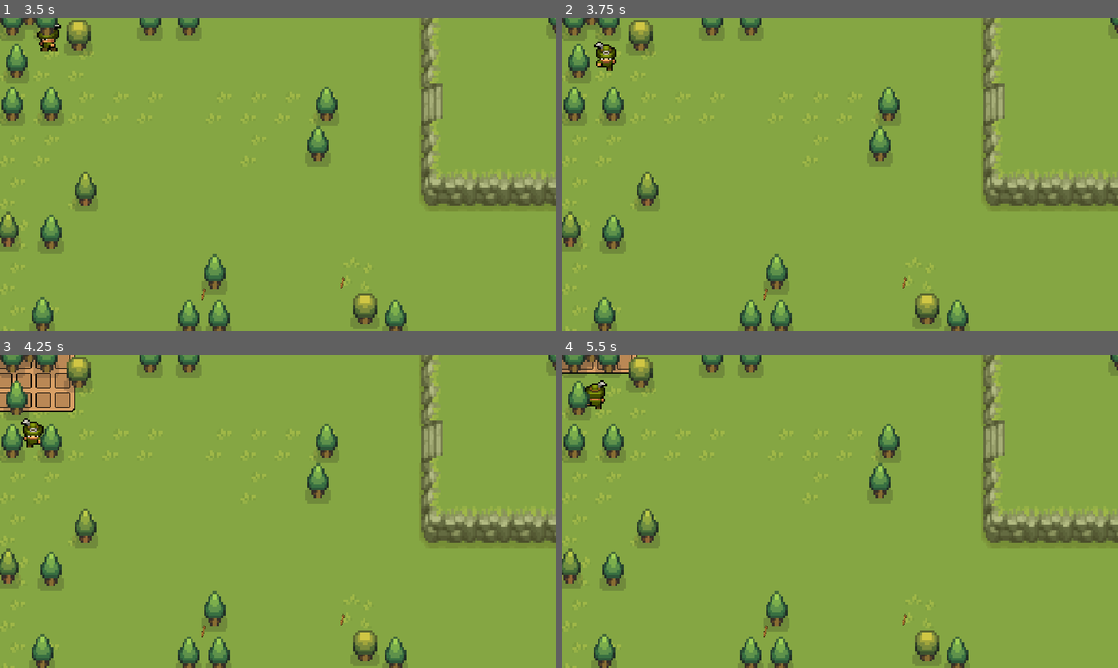
Above: before the commit, frames 1-4 (two rows, left to right).
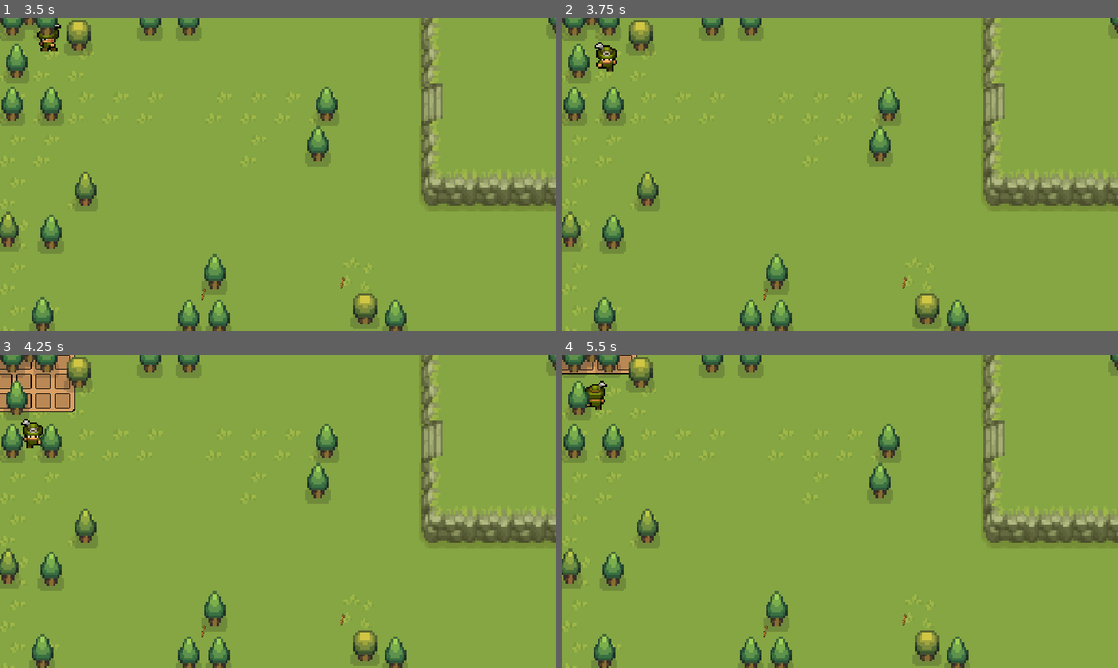
Above: after the commit, the same moments.

Repository: maryBauman/Survive
Game: Godot game, scene res://scenes/places/world.tscn
The game is run twice, just before and just after one commit, with the same random seed, the same clock (stepped at 60 frames per second) and the same inputs.
Inputs:
- Up to frame 1 (3.5 s): hold W (up) 0.53-2.03 s; tap E (e) at 0.6, 1.55, 2.1, 3.05 s; tap I (i) at 0.8, 1.35, 2.3, 2.85 s; tap Enter at 2 s; hold A (left) from 2.03 s (still down)
- Up to frame 2 (3.75 s): release A (left) at 3.53 s; hold S (down) from 3.53 s (still down); tap E (e) at 3.6 s
- Up to frame 3 (4.25 s): keep holding S (down); tap I (i) at 3.8 s
- Up to frame 4 (5.5 s): release S (down) at 4.28 s; hold D (right) 4.28-5.03 s; tap I (i) at 4.35, 5.3 s; tap E (e) at 4.55, 5.1 s; tap Space at 5 s; hold W (up) from 5.03 s (still down)

Frame 1 is identical in both runs. In frame 2, 0.2% of the frame differs, in the area x 5-10%, y 7-18%; in frame 3, 0.3%, in the area x 0-14%, y 0-30%; in frame 4, 0.2%.

Commit message:
tree boundaries

Diff:
--- a/scenes/places/world.tscn
+++ b/scenes/places/world.tscn
@@ -458,10 +458,12 @@
 6:0/0/y_sort_origin = 18
 6:0/0/physics_layer_0/linear_velocity = Vector2(0, 0)
 6:0/0/physics_layer_0/angular_velocity = 0.0
+6:0/0/physics_layer_0/polygon_0/points = PackedVector2Array(-20, -20, 20, -20, 20, 6.18718, 15.1144, 5.12652, 7.33624, 12.0208, 12.9931, 20, -20, 20)
 7:0/0 = 0
 7:0/0/y_sort_origin = 18
 7:0/0/physics_layer_0/linear_velocity = Vector2(0, 0)
 7:0/0/physics_layer_0/angular_velocity = 0.0
+7:0/0/physics_layer_0/polygon_0/points = PackedVector2Array(-20, -20, 10.695, -20, 6.27557, -10.253, 13.1699, 0.883881, 20, -4.06587, 20, 20, -20, 20)
 8:0/0 = 0
 8:0/0/y_sort_origin = 6
 8:0/0/physics_layer_0/linear_velocity = Vector2(0, 0)
@@ -530,6 +532,7 @@
 3:1/0/y_sort_origin = 18
 3:1/0/physics_layer_0/linear_velocity = Vector2(0, 0)
 3:1/0/physics_layer_0/angular_velocity = 0.0
+3:1/0/physics_layer_0/polygon_0/points = PackedVector2Array(-8.04334, 10.253, -12.1092, -1.23744, -7.33623, -9.19239, -10.5182, -20, 20, -20, 20, 20, -11.4021, 20)
 4:1/0 = 0
 4:1/0/y_sort_origin = 18
 4:1/0/physics_layer_0/linear_velocity = Vector2(0, 0)
@@ -544,10 +547,12 @@
 6:1/0/y_sort_origin = 18
 6:1/0/physics_layer_0/linear_velocity = Vector2(0, 0)
 6:1/0/physics_layer_0/angular_velocity = 0.0
+6:1/0/physics_layer_0/polygon_0/points = PackedVector2Array(-20, -20, 20, -20, 20, 20, -10.1647, 20, -7.15946, 9.01561, -13.5234, 2.2981, -20, 5.3033)
 7:1/0 = 0
 7:1/0/y_sort_origin = 18
 7:1/0/physics_layer_0/linear_velocity = Vector2(0, 0)
 7:1/0/physics_layer_0/angular_velocity = 0.0
+7:1/0/physics_layer_0/polygon_0/points = PackedVector2Array(-20, -20, 20, -20, 20, 6.18718, 15.1144, 5.12652, 7.33624, 12.0208, 12.9931, 20, -20, 20)
 8:1/0 = 0
 8:1/0/y_sort_origin = 6
 8:1/0/physics_layer_0/linear_velocity = Vector2(0, 0)
@@ -581,11 +586,12 @@
 14:1/0/y_sort_origin = 6
 14:1/0/physics_layer_0/linear_velocity = Vector2(0, 0)
 14:1/0/physics_layer_0/angular_velocity = 0.0
-14:1/0/physics_layer_0/polygon_0/points = PackedVector2Array(-20, -20, 10.695, -20, 6.27557, -10.253, 13.1699, 0.883881, 20, -4.06587, 20, 20, -20, 20)
+14:1/0/physics_layer_0/polygon_0/points = PackedVector2Array(-20, -5.65686, -20, -20, 12.4628, -21.5668, 6.45235, -10.7834, 12.8163, -4.24264, 7.51301, 10.253, 12.286, 20, -20, 20)
 15:1/0 = 0
 15:1/0/y_sort_origin = 6
 15:1/0/physics_layer_0/linear_velocity = Vector2(0, 0)
 15:1/0/physics_layer_0/angular_velocity = 0.0
+15:1/0/physics_layer_0/polygon_0/points = PackedVector2Array(-20, -20, 20, -20, 20, 20, -10.1647, 20, -7.15946, 9.01561, -13.5234, 2.2981, -20, 5.3033)
 16:1/0 = 0
 16:1/0/y_sort_origin = 6
 16:1/0/physics_layer_0/linear_velocity = Vector2(0, 0)
@@ -600,34 +606,42 @@
 0:2/0/y_sort_origin = 6
 0:2/0/physics_layer_0/linear_velocity = Vector2(0, 0)
 0:2/0/physics_layer_0/angular_velocity = 0.0
+0:2/0/physics_layer_0/polygon_0/points = PackedVector2Array(-11.9324, -20, 20, -20, 20, 4.94975, 7.33624, -6.54074, -4.68458, -5.3033)
 1:2/0 = 0
 1:2/0/y_sort_origin = 6
 1:2/0/physics_layer_0/linear_velocity = Vector2(0, 0)
 1:2/0/physics_layer_0/angular_velocity = 0.0
+1:2/0/physics_layer_0/polygon_0/points = PackedVector2Array(-20, -19.0919, 20, -20, 20, 4.94975, 12.4628, 4.24264, 4.50781, 14.4957, -4.33103, 13.6118, -12.9931, 3.53553, -20, 8.13173)
 2:2/0 = 0
 2:2/0/y_sort_origin = -9
 2:2/0/physics_layer_0/linear_velocity = Vector2(0, 0)
 2:2/0/physics_layer_0/angular_velocity = 0.0
+2:2/0/physics_layer_0/polygon_0/points = PackedVector2Array(-20, -19.0919, 12.1092, -20, 12.6395, -15.9099, 3.97748, -4.06587, -8.22012, -5.48008, -20, 8.13173)
 3:2/0 = 0
 3:2/0/y_sort_origin = 6
 3:2/0/physics_layer_0/linear_velocity = Vector2(0, 0)
 3:2/0/physics_layer_0/angular_velocity = 0.0
+3:2/0/physics_layer_0/polygon_0/points = PackedVector2Array(-12.286, -20, 20, -20, 20, 4.94975, 12.4628, 4.24264, 4.50781, 14.4957, -4.33103, 13.6118, -12.9931, 3.53553, -8.04334, -10.9602)
 4:2/0 = 0
 4:2/0/y_sort_origin = 6
 4:2/0/physics_layer_0/linear_velocity = Vector2(0, 0)
 4:2/0/physics_layer_0/angular_velocity = 0.0
+4:2/0/physics_layer_0/polygon_0/points = PackedVector2Array(-20, -19.0919, 20, -20, 20, 4.94975, 12.4628, 4.24264, 4.50781, 14.4957, -4.33103, 13.6118, -12.9931, 3.53553, -20, 8.13173)
 5:2/0 = 0
 5:2/0/y_sort_origin = 6
 5:2/0/physics_layer_0/linear_velocity = Vector2(0, 0)
 5:2/0/physics_layer_0/angular_velocity = 0.0
+5:2/0/physics_layer_0/polygon_0/points = PackedVector2Array(12.6395, -20, 5.74524, -7.77818, 12.286, 4.94975, -0.795494, 15.9099, -5.56846, 10.6066, -20, 4.24264, -20, -20)
 6:2/0 = 0
 6:2/0/y_sort_origin = 18
 6:2/0/physics_layer_0/linear_velocity = Vector2(0, 0)
 6:2/0/physics_layer_0/angular_velocity = 0.0
+6:2/0/physics_layer_0/polygon_0/points = PackedVector2Array(-11.2253, -20, 20, -20, 20, 20, -20, 20, -20, -4.5962, -14.0537, 0.530327, -7.51301, -10.4298)
 7:2/0 = 0
 7:2/0/y_sort_origin = 18
 7:2/0/physics_layer_0/linear_velocity = Vector2(0, 0)
 7:2/0/physics_layer_0/angular_velocity = 0.0
+7:2/0/physics_layer_0/polygon_0/points = PackedVector2Array(-20, -20, 12.286, -20, 7.51301, -7.6014, 13.3466, 1.23743, 20, -3.53554, 20, 20, -10.1647, 20, -7.15946, 9.01561, -13.5234, 2.2981, -20, 5.3033)
 8:2/0 = 0
 8:2/0/y_sort_origin = 6
 8:2/0/physics_layer_0/linear_velocity = Vector2(0, 0)
@@ -637,36 +651,42 @@
 9:2/0/y_sort_origin = 6
 9:2/0/physics_layer_0/linear_velocity = Vector2(0, 0)
 9:2/0/physics_layer_0/angular_velocity = 0.0
+9:2/0/physics_layer_0/polygon_0/points = PackedVector2Array(-11.9324, -20, 20, -20, 20, 4.94975, 7.33624, -6.54074, -4.68458, -5.3033)
 10:2/0 = 0
 10:2/0/y_sort_origin = 6
 10:2/0/physics_layer_0/linear_velocity = Vector2(0, 0)
 10:2/0/physics_layer_0/angular_velocity = 0.0
-10:2/0/physics_layer_0/polygon_0/points = PackedVector2Array(4.68459, -15.3796, 13.877, -11.1369, 16.8822, 3.18198, 9.63433, 14.8492, 0.441944, 15.026, -6.98268, -3.00521)
+10:2/0/physics_layer_0/polygon_0/points = PackedVector2Array(-20, -19.0919, 20, -20, 20, 4.94975, 12.4628, 4.24264, 4.50781, 14.4957, -4.33103, 13.6118, -12.9931, 3.53553, -20, 8.13173)
 11:2/0 = 0
 11:2/0/y_sort_origin = 6
 11:2/0/physics_layer_0/linear_velocity = Vector2(0, 0)
 11:2/0/physics_layer_0/angular_velocity = 0.0
+11:2/0/physics_layer_0/polygon_0/points = PackedVector2Array(-20, -19.0919, 12.1092, -20, 12.6395, -15.9099, 3.97748, -4.06587, -8.22012, -5.48008, -20, 8.13173)
 12:2/0 = 0
 12:2/0/y_sort_origin = 6
 12:2/0/physics_layer_0/linear_velocity = Vector2(0, 0)
 12:2/0/physics_layer_0/angular_velocity = 0.0
+12:2/0/physics_layer_0/polygon_0/points = PackedVector2Array(-12.286, -20, 20, -20, 20, 4.94975, 12.4628, 4.24264, 4.50781, 14.4957, -4.33103, 13.6118, -12.9931, 3.53553, -8.04334, -10.9602)
 13:2/0 = 0
 13:2/0/y_sort_origin = 6
 13:2/0/physics_layer_0/linear_velocity = Vector2(0, 0)
 13:2/0/physics_layer_0/angular_velocity = 0.0
+13:2/0/physics_layer_0/polygon_0/points = PackedVector2Array(-20, -19.0919, 20, -20, 20, 4.94975, 12.4628, 4.24264, 4.50781, 14.4957, -4.33103, 13.6118, -12.9931, 3.53553, -20, 8.13173)
 14:2/0 = 0
 14:2/0/y_sort_origin = 6
 14:2/0/physics_layer_0/linear_velocity = Vector2(0, 0)
 14:2/0/physics_layer_0/angular_velocity = 0.0
-14:2/0/physics_layer_0/polygon_0/points = PackedVector2Array(20, -20, 20, 4.59619, -0.795494, 15.9099, -5.56846, 10.6066, -20, 4.24264, -20, -20)
+14:2/0/physics_layer_0/polygon_0/points = PackedVector2Array(12.6395, -20, 5.74524, -7.77818, 12.286, 4.94975, -0.795494, 15.9099, -5.56846, 10.6066, -20, 4.24264, -20, -20)
 15:2/0 = 0
 15:2/0/y_sort_origin = 6
 15:2/0/physics_layer_0/linear_velocity = Vector2(0, 0)
 15:2/0/physics_layer_0/angular_velocity = 0.0
+15:2/0/physics_layer_0/polygon_0/points = PackedVector2Array(-11.2253, -20, 20, -20, 20, 20, -20, 20, -20, -4.5962, -14.0537, 0.530327, -7.51301, -10.4298)
 16:2/0 = 0
 16:2/0/y_sort_origin = 6
 16:2/0/physics_layer_0/linear_velocity = Vector2(0, 0)
 16:2/0/physics_layer_0/angular_velocity = 0.0
+16:2/0/physics_layer_0/polygon_0/points = PackedVector2Array(-11.2253, -20, 20, -20, 20, 20, -20, 20, -20, -4.5962, -14.0537, 0.530327, -7.51301, -10.4298)
 17:2/0 = 0
 17:2/0/y_sort_origin = 6
 17:2/0/physics_layer_0/linear_velocity = Vector2(0, 0)
